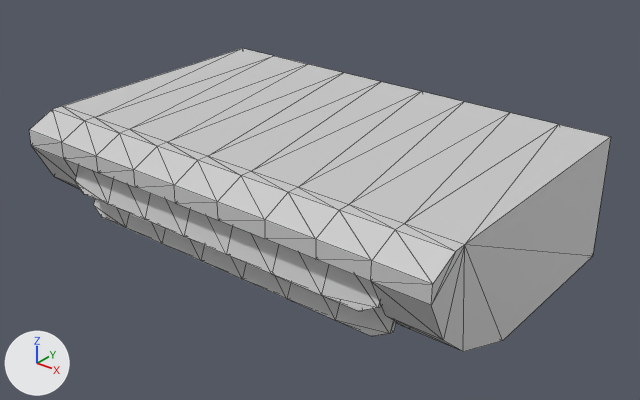
Renders of the FBX model MonKi/Assets/Models/Scenery/Others/Ar Condicionado.fbx from each side of a commit.
One viewpoint serves both versions: a camera (50 mm lens) standing at (29.13, -3.74, 5.41) and looking at (26.71, -0.71, 3.53). The axes (+X, +Y, +Z) are drawn at lower left. The lights are the same throughout. Mesh edges are drawn as thin lines. Where no turn or scale is listed for an object, it has been applied to the vertices.

Objects in the first picture: 'Ar condicionado'.
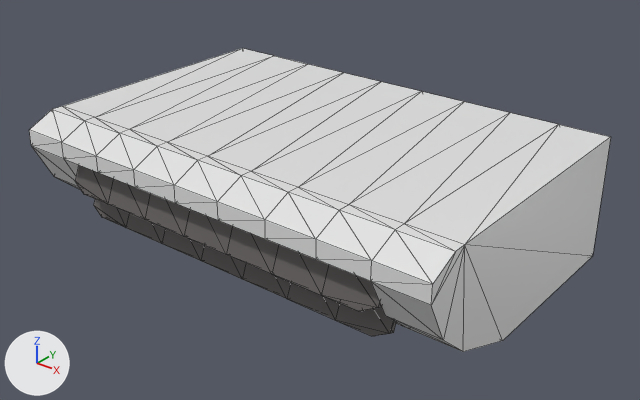
The newer file is also turned or shifted as a whole; pictures and numbers use the older file's frame.

The change in detail:
Picture 'Ar_DefaultMaterial_Metallic.png' (img_ar_defaultmaterial_metallic_png) is new.
Picture 'Ar_DefaultMaterial_Normal.png' (img_ar_defaultmaterial_normal_png) is new.
Picture 'Ar_DefaultMaterial_Roughness.png' (img_ar_defaultmaterial_roughness_png) is new.
Picture 'Ar_DefaultMaterial_BaseColor.png' (img_ar_defaultmaterial_basecolor_png) is new.
Material 'Padrão' (mat_padrão) is new.
Uses the picture img_ar_defaultmaterial_basecolor_png.
Uses the picture img_ar_defaultmaterial_metallic_png.
Uses the picture img_ar_defaultmaterial_normal_png.
Uses the picture img_ar_defaultmaterial_roughness_png.
me_ar_condicionado has 180 vertices, 348 faces and spans x -1.15..1.15, y -0.17..1.34, z -0.22..0.4.
me_ar_condicionado no longer uses material mat_defaultmaterial (light grey #cbcbcb).
me_ar_condicionado now uses material mat_padrão.

Changed parts and their boxes (x1, y1, x2, y2) in the pictures (640 x 400 px):
'Ar condicionado', recoloured (grey to white): (29, 48, 611, 350) in both
